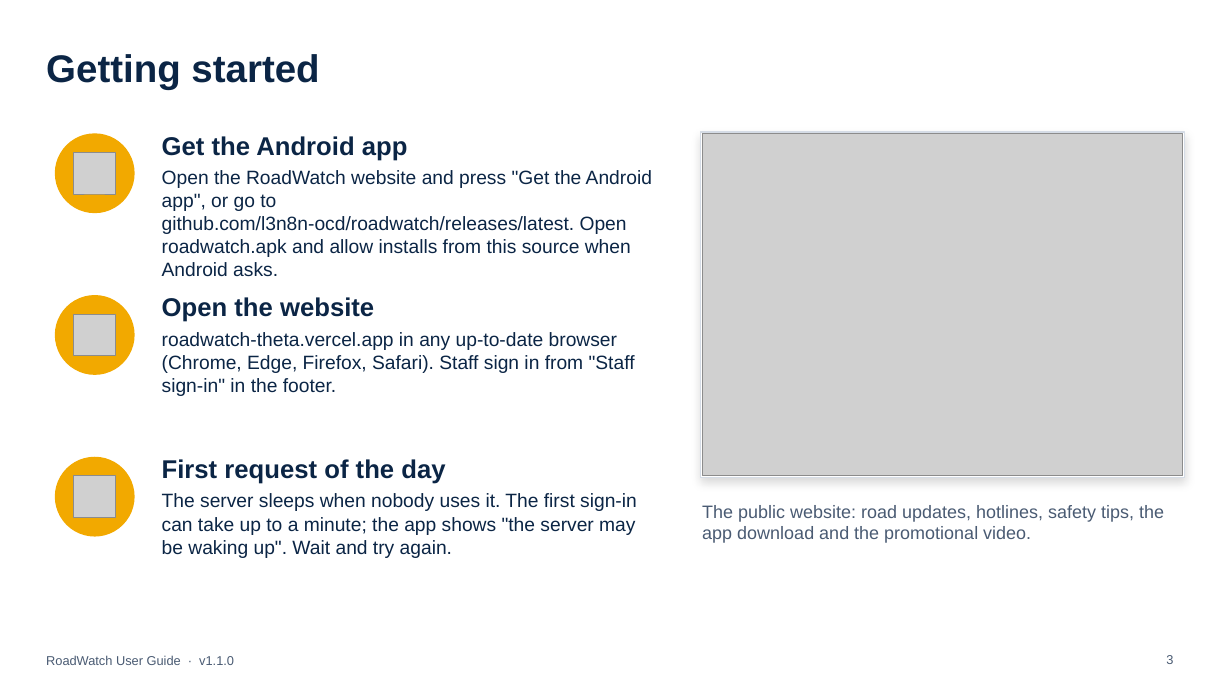
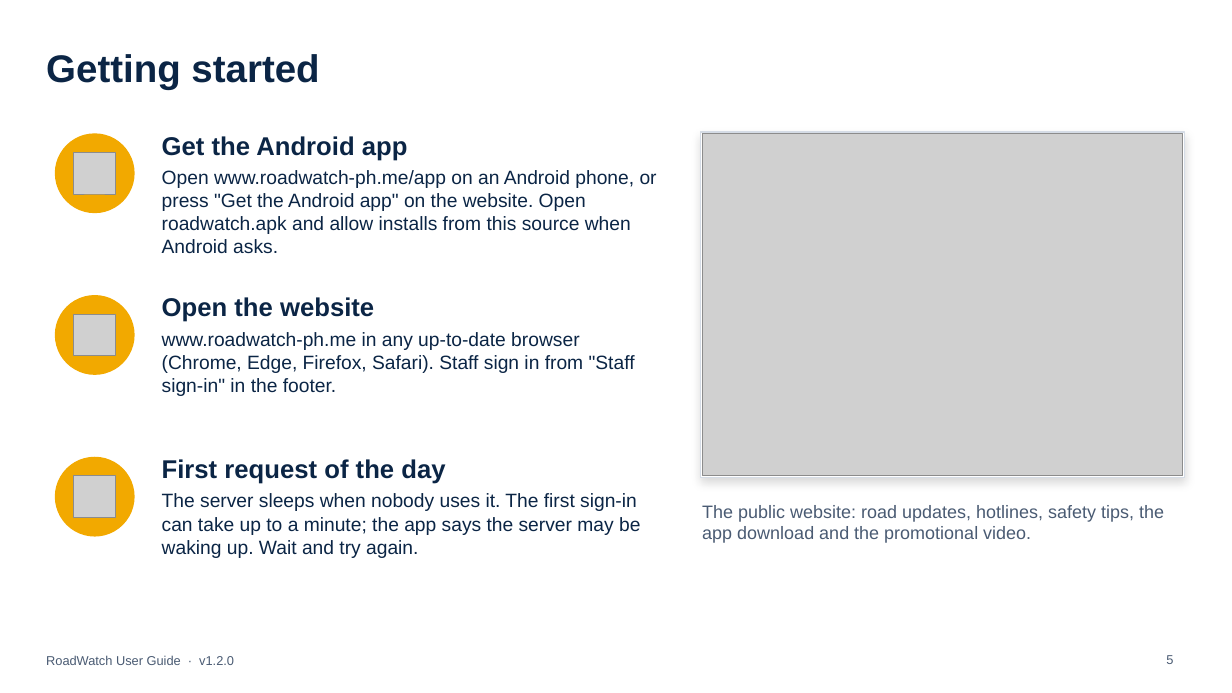
Before and after one commit to l3n8n-ocd/roadwatch, a slide deck: slide 5 of docs/user-guide/RoadWatch-User-Guide.pptx (slide 3 before the commit). Drawn at 1232x693 pixels with LibreOffice and Linux fonts; fonts in the diff are those of the drawing; grey boxes stand for pictures. Boxes give left, top, right and bottom in pixels: in the first picture for what was removed or moved away, otherwise in the second. Text is boxed around its words. In the diff, an @@ line names an element or a change of style, - is before the commit and + after.

Commit message:
docs: PowerPoint user guide v1.2.0 for every role: what is new, report priority, On duty and nearby alerts, confirm or reject on scene, Users toolbar, alert range, the Guide and Read aloud; new web and app addresses (#26)

```diff
--- a/docs/user-guide/RoadWatch-User-Guide.pptx
+++ b/docs/user-guide/RoadWatch-User-Guide.pptx
@@ text at (162,170,657,254): text changed @@
-Open the RoadWatch website and press "Get the Android app", or go to github.com/l3n8n-ocd/roadwatch/releases/latest. Open roadwatch.apk and allow installs from this source when Android asks.
+Open www.roadwatch-ph.me/app on an Android phone, or press "Get the Android app" on the website. Open roadwatch.apk and allow installs from this source when Android asks.
@@ text at (162,332,635,396): text changed @@
-roadwatch-theta.vercel.app in any up-to-date browser (Chrome, Edge, Firefox, Safari). Staff sign in from "Staff sign-in" in the footer.
+www.roadwatch-ph.me in any up-to-date browser (Chrome, Edge, Firefox, Safari). Staff sign in from "Staff sign-in" in the footer.
@@ text at (162,493,640,558): text changed @@
-The server sleeps when nobody uses it. The first sign-in can take up to a minute; the app shows "the server may be waking up". Wait and try again.
+The server sleeps when nobody uses it. The first sign-in can take up to a minute; the app says the server may be waking up. Wait and try again.
@@ text at (46,655,234,665): text changed @@
-RoadWatch User Guide · v1.1.0
+RoadWatch User Guide · v1.2.0
@@ page number at (1166,655,1173,664): text changed @@
-3
+5
```
Also in this commit, not shown: 29 other slides changed, 9 slides added, 1 slide removed, 1 other file.
